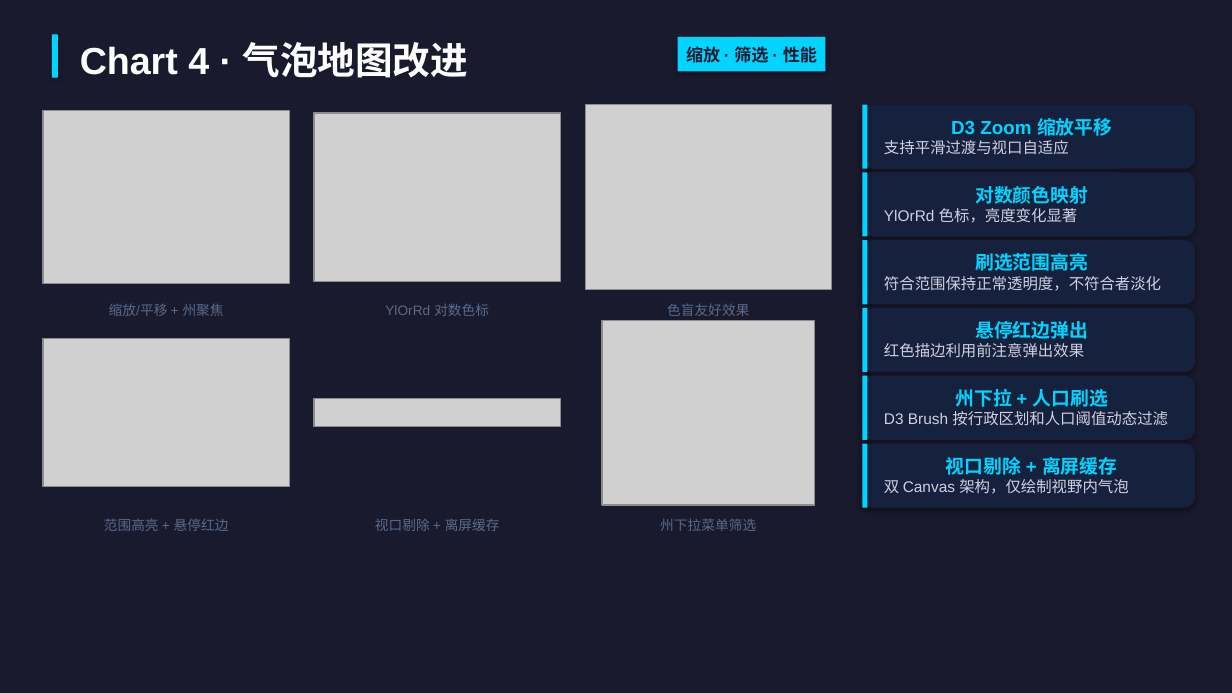
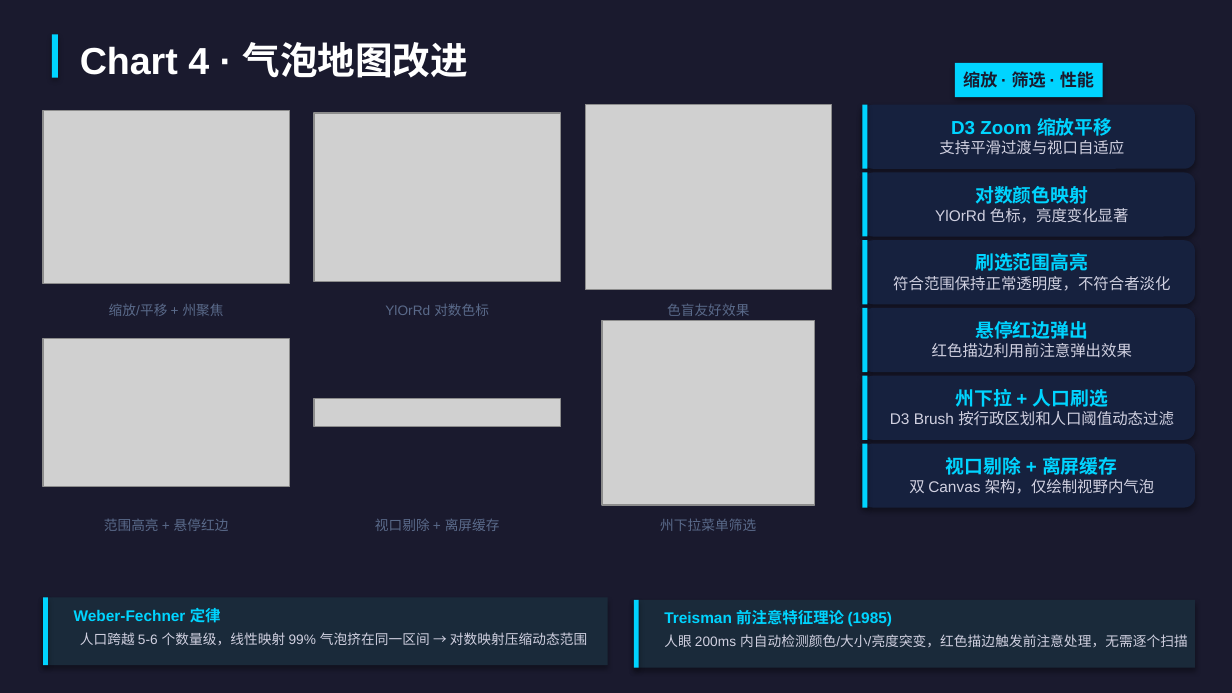
Before and after one commit to STU-VAD/Assignment-2, a slide deck: slide 12 of ppt/数据可视化作业汇报.pptx. Drawn at 1232x693 pixels with LibreOffice and Linux fonts; fonts in the diff are those of the drawing; grey boxes stand for pictures. Boxes give left, top, right and bottom in pixels: in the first picture for what was removed or moved away, otherwise in the second. Text is boxed around its words. In the diff, an @@ line names an element or a change of style, - is before the commit and + after.

```diff
--- a/ppt/数据可视化作业汇报.pptx
+++ b/ppt/数据可视化作业汇报.pptx
@@ rectangle "缩放 · 筛选 · 性能": place and size @@
-rectangle "缩放 · 筛选 · 性能" at [678, 37, 825, 71]
+rectangle "缩放 · 筛选 · 性能" at [955, 63, 1103, 97]
@@ text in rounded rectangle at [939, 140, 1124, 155]: alignment left to centre @@
@@ text in rounded rectangle at [935, 208, 1129, 223]: alignment left to centre @@
@@ text in rounded rectangle at [893, 276, 1170, 291]: alignment left to centre @@
@@ text in rounded rectangle at [932, 343, 1132, 358]: alignment left to centre @@
@@ text in rounded rectangle at [890, 411, 1174, 425]: alignment left to centre @@
@@ proportions changed in 6 elements at [862, 105, 1195, 169], [862, 172, 1195, 237], [862, 240, 1195, 304], [862, 308, 1195, 372], [862, 376, 1195, 440], [862, 444, 1195, 508] @@
@@ text in rounded rectangle at [909, 479, 1154, 494]: alignment left to centre @@
@@ rectangle added at [43, 598, 607, 665], fill #1A2A3A @@
@@ rectangle added at [43, 598, 48, 665], fill #00D4FF @@
@@ text added at [74, 608, 221, 623], 9 pt, text #00D4FF, bold @@
+Weber-Fechner 定律
@@ rectangle added at [633, 600, 1195, 668], fill #1A2A3A @@
@@ rectangle added at [633, 600, 638, 668], fill #00D4FF @@
@@ text added at [664, 610, 893, 626], 9 pt, text #00D4FF, bold @@
+Treisman 前注意特征理论 (1985)
@@ text added at [80, 632, 587, 645], 8 pt, text #D0D0E0 @@
+人口跨越 5-6 个数量级，线性映射 99% 气泡挤在同一区间 → 对数映射压缩动态范围
@@ text added at [664, 634, 1188, 647], 8 pt, text #D0D0E0 @@
+人眼 200ms 内自动检测颜色/大小/亮度突变，红色描边触发前注意处理，无需逐个扫描
```
Also in this commit, not shown: 12 other slides changed, 2 other files.
